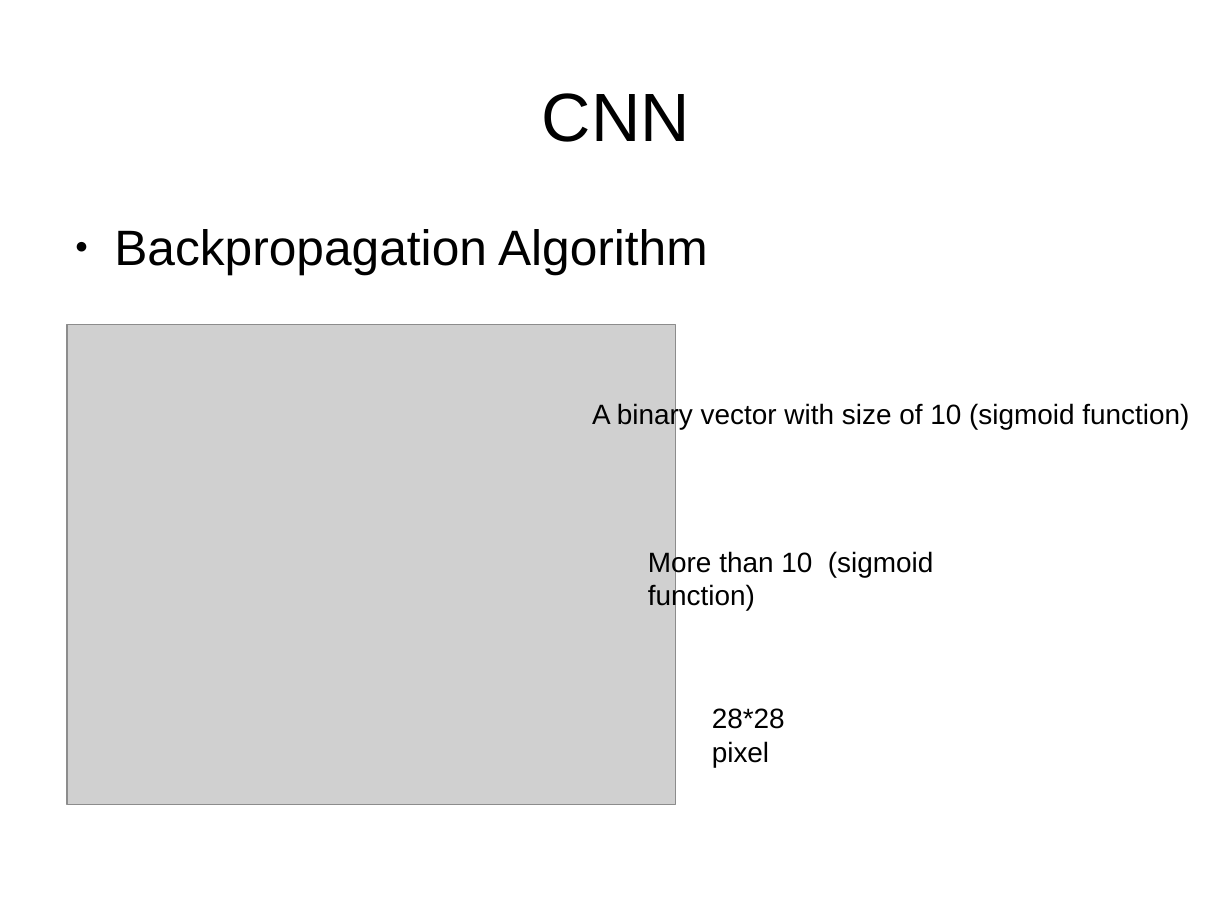
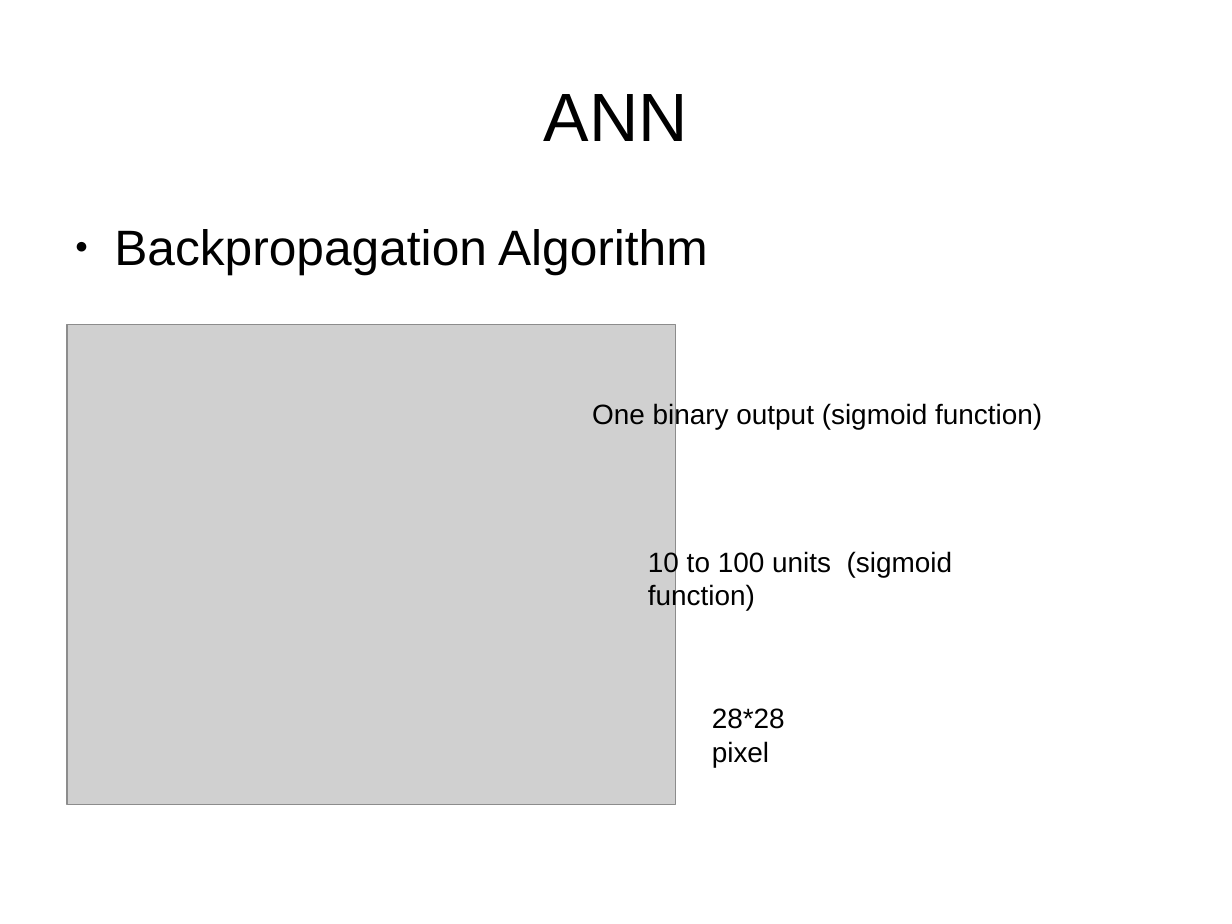
Before and after one commit to jsxcool/DigitRecognize, a slide deck: slide 15 of 695ppt 1.pptx. Drawn at 1232x924 pixels with LibreOffice and Linux fonts; fonts in the diff are those of the drawing; grey boxes stand for pictures; background and template pictures are left out. Boxes give left, top, right and bottom in pixels: in the first picture for what was removed or moved away, otherwise in the second. Text is boxed around its words. In the diff, an @@ line names an element or a change of style, - is before the commit and + after.

Commit message:
ppt

```diff
--- a/695ppt 1.pptx
+++ b/695ppt 1.pptx
@@ text at [544, 94, 688, 141]: text changed @@
-CNN
+ANN
@@ text at [592, 402, 1042, 429]: text changed @@
-A binary vector with size of 10 (sigmoid function)
+One binary output (sigmoid function)
@@ text at [648, 550, 953, 611]: text changed @@
-More than 10 (sigmoid function)
+10 to 100 units (sigmoid function)
```
Also in this commit, not shown: 6 other slides changed, 1 slide added, 1 slide removed.
